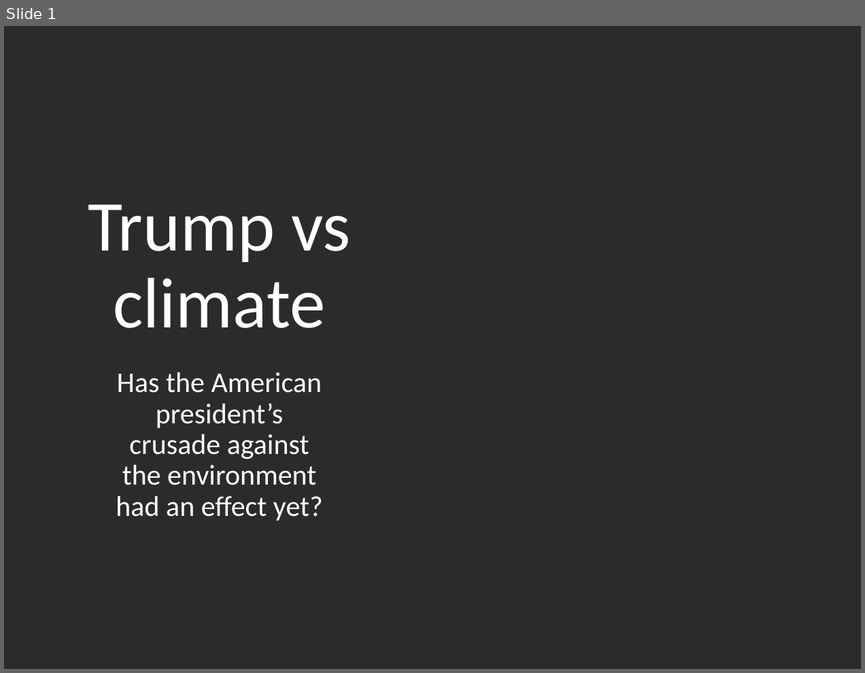
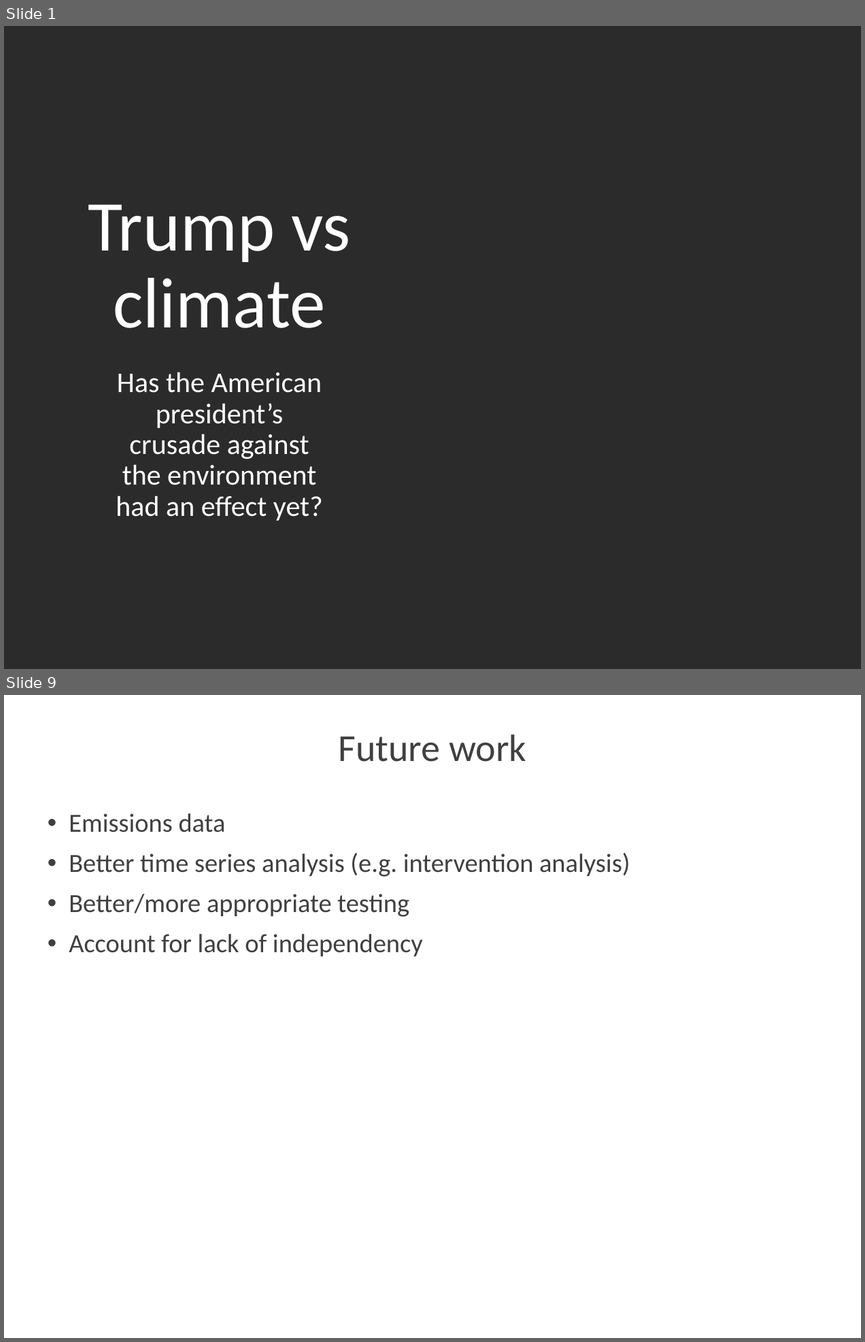
Before and after one commit to colliers95/Trump_vs_climate_web_scraping_project, a slide deck: Trump vs climate.pptx. Shown one above the other, each under a label of ours: slide 1 before the commit, slides 1 and 9 after it; the slides between them are not shown. The pictures are 865x673 and 865x1342 pixels, drawn with LibreOffice and Linux fonts; fonts in the diff are those of the drawing; background and template pictures are left out; a plain dark background stands for a picture behind light text. Boxes give left, top, right and bottom in pixels: in the first picture for what was removed or moved away, otherwise in the second. Text is boxed around its words. In the diff, an @@ line names an element or a change of style, - is before the commit and + after.

Commit message:
Finalised analysis draft 2 - added distribution and decomposition plots

```diff
--- a/Trump vs climate.pptx
+++ b/Trump vs climate.pptx
@@ slide 9 added at (4,695,861,1338), background #FFFFFF @@
@@ text added at (338,734,526,762), 32 pt, text #404040 @@
+Future work
@@ text added at (69,813,630,956), 22 pt, text #404040 @@
+• Emissions data
+• Better time series analysis (e.g. intervention analysis)
+• Better/more appropriate testing
+• Account for lack of independency
```
Also in this commit, not shown: 4 other slides added, 5 other files.
